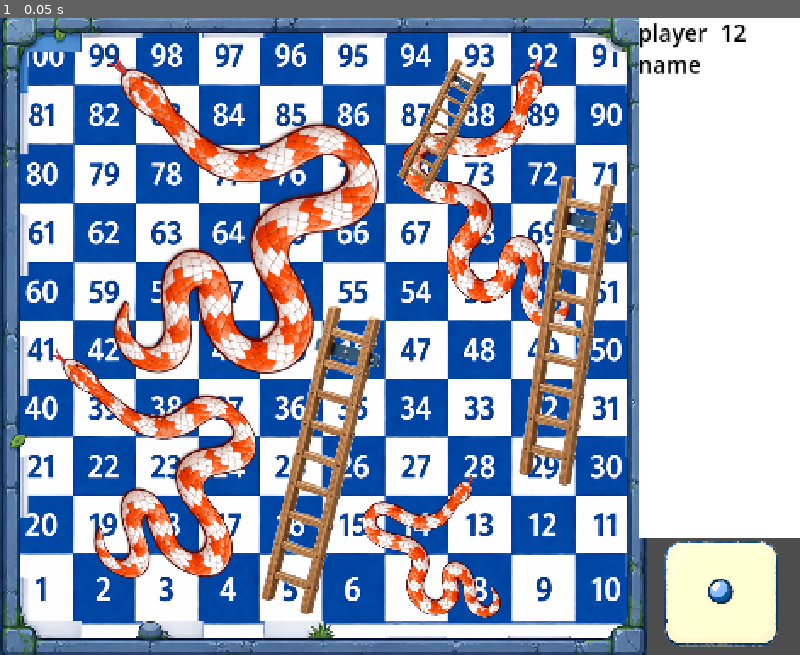
Above: before the commit, frame 1.
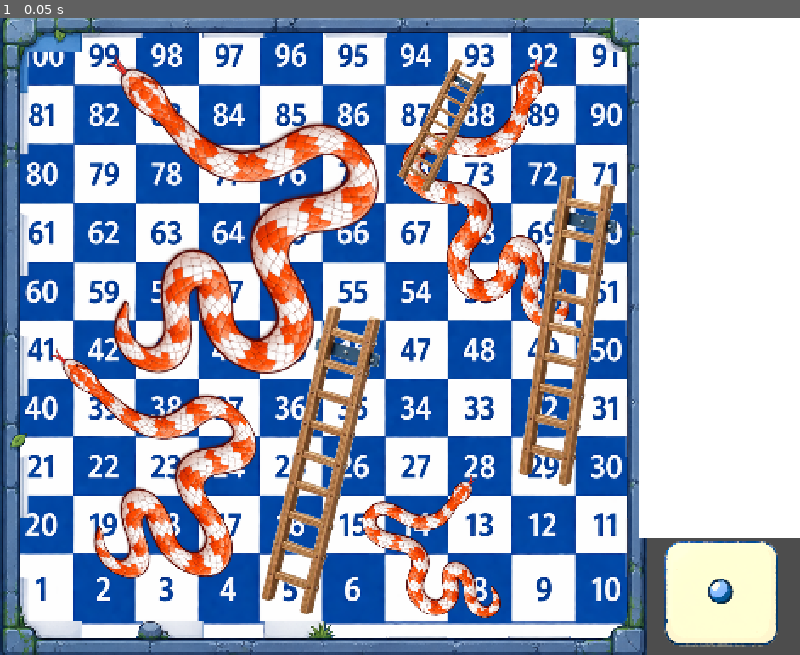
Above: after the commit, the same moment.

Repository: abody2k/snake-and-the-ladder
Game: Godot game, scene res://scenes/main.tscn
Two runs of this game, one before a commit and one after it. Both use one fixed random seed, a clock stepped at 60 frames per second and the inputs below.
Inputs:
- Up to frame 1 (0.05 s): no input

The runs differ from the first frame. In frame 1, 0.3% of the frame differs, in the area x 79-94%, y 0-9%.

Commit message:
Added labels for wins and names and updated server to serve the right info.

Diff:
--- a/game/project.godot
+++ b/game/project.godot
@@ -28,6 +28,7 @@
 path=""
 pieces=""
 piece_manager=""
+rows=""
 
 [input]
 
--- a/game/scenes/main.tscn
+++ b/game/scenes/main.tscn
@@ -99,26 +99,6 @@
 grow_horizontal = 2
 grow_vertical = 2
 
-[node name="row" type="HBoxContainer" parent="CanvasLayer/Panel/vert" unique_id=2040373025]
-layout_mode = 2
-size_flags_vertical = 3
-
-[node name="RichTextLabel" type="RichTextLabel" parent="CanvasLayer/Panel/vert/row" unique_id=2098469]
-layout_mode = 2
-size_flags_horizontal = 3
-theme_override_colors/default_color = Color(0, 0, 0, 1)
-theme_override_font_sizes/normal_font_size = 39
-text = "player name"
-fit_content = true
-
-[node name="RichTextLabel2" type="RichTextLabel" parent="CanvasLayer/Panel/vert/row" unique_id=1407986936]
-layout_mode = 2
-size_flags_horizontal = 3
-theme_override_colors/default_color = Color(0, 0, 0, 1)
-theme_override_font_sizes/normal_font_size = 39
-text = "12"
-fit_content = true
-
 [node name="Control" type="Control" parent="CanvasLayer" unique_id=181588734]
 layout_mode = 3
 anchor_left = -0.40100002
--- a/game/scenes/row.tscn
+++ b/game/scenes/row.tscn
@@ -2,7 +2,7 @@
 
 [ext_resource type="Script" uid="uid://dk4cm6tkjnx17" path="res://scripts/row.gd" id="1_7024n"]
 
-[node name="row" type="HBoxContainer" unique_id=278651946]
+[node name="row" type="HBoxContainer" unique_id=278651946 groups=["rows"]]
 size_flags_vertical = 3
 script = ExtResource("1_7024n")
 
--- a/game/scripts/main.gd
+++ b/game/scripts/main.gd
@@ -13,7 +13,7 @@
 
 
 const PIECE = preload("res://scenes/piece.tscn")
-
+const ROW = preload("res://scenes/row.tscn")
 var my_piece
 
 func init_data(args):
@@ -66,11 +66,15 @@
 	#saving names
 	names={}
 	wins={}
+	print(data.names)
 	for i in data.names:
-		names.set(i[0],i[1])
+		print("printing names")
+		print(i)
+		names.set(str(i[0]),i[1])
 	for i in data.wins:
-		wins.set(i[0],i[1])
+		wins.set(str(i[0]),i[1])
 
+	set_labels()
 	for i in range(data.wins.size()):
 		print(i)
 		print(data.playerPos[i])
@@ -105,8 +109,14 @@
 
 
 func set_labels():
-	for i in range(wins.size()):
-		pass
+	get_tree().call_group("rows","queue_free")
+
+	for key in names.keys():
+		var row = ROW.instantiate()
+		$CanvasLayer/Panel/vert.add_child(row)
+
+		row.update_row(names[(key)],wins[(key)])
+
 	pass
 
 func _on_dice_clicked(viewport, event, shape_idx):
--- a/game/scripts/row.gd
+++ b/game/scripts/row.gd
@@ -3,4 +3,4 @@
 
 func update_row(username,wins):
 	$username.text = username
-	$wins.text = str(wins)
+	$wins.text = "Wins : "+str(wins)
Not shown, changed: backend/src/index.ts
Not shown, changed: backend/src/multiplayerLogic.ts
Not shown, changed: backend/src/rooms.ts
Not shown, changed: frontend/snake-and-ladder/static/snake-and-the-ladder.html
Not shown, changed: frontend/snake-and-ladder/static/snake-and-the-ladder.pck
